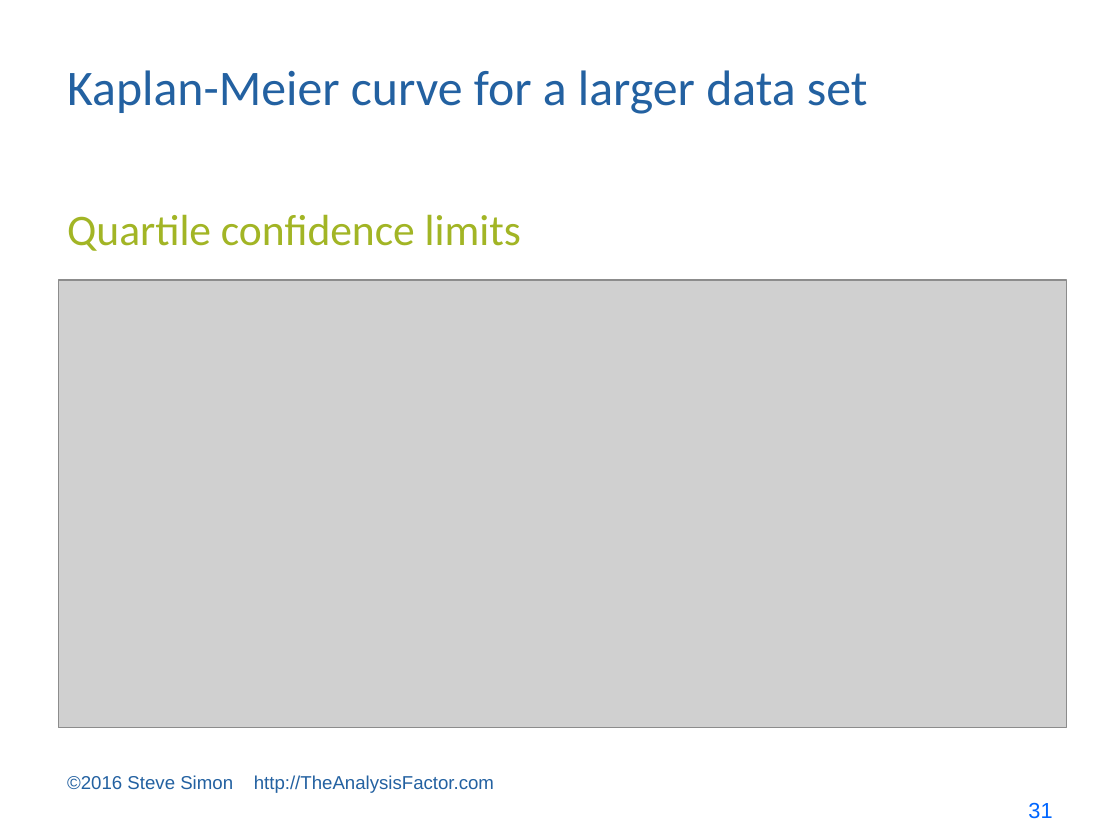
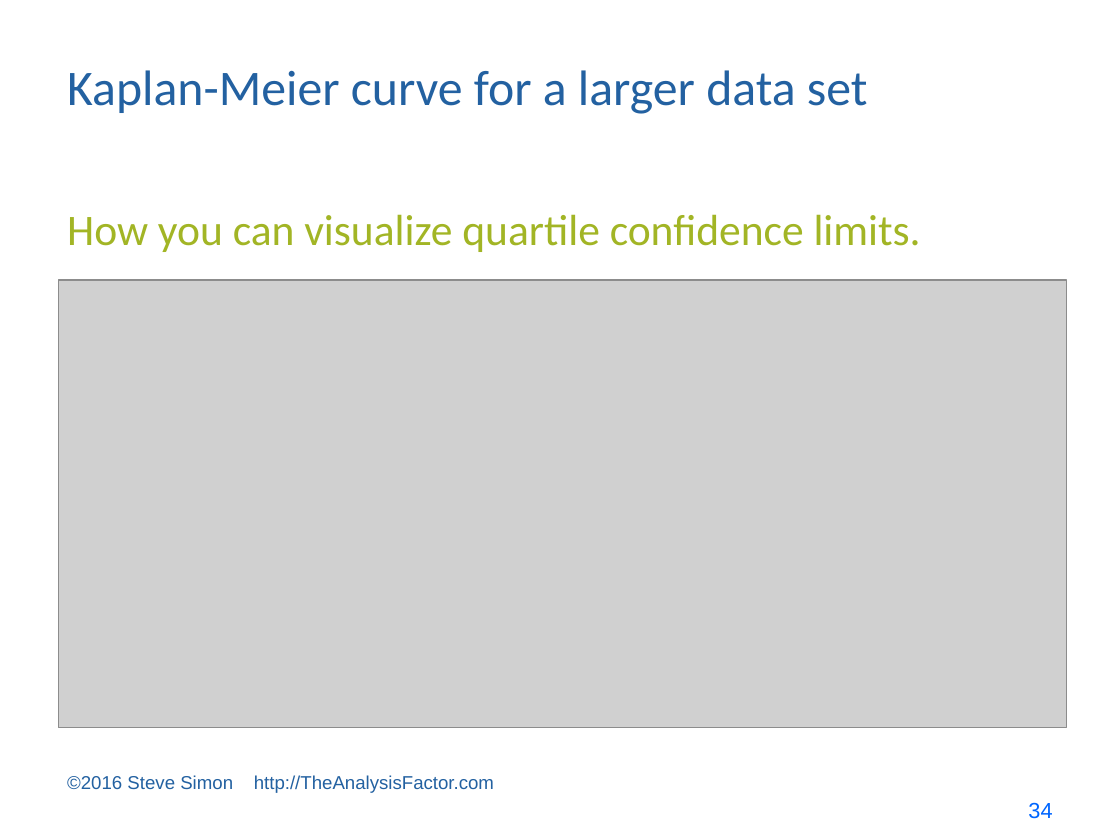
Before and after one commit to pmean/survival-models, a slide deck: slide 34 of bin/survival lecture 1.pptx (slide 31 before the commit). Drawn at 1120x840 pixels with LibreOffice and Linux fonts; fonts in the diff are those of the drawing; grey boxes stand for pictures. Boxes give left, top, right and bottom in pixels: in the first picture for what was removed or moved away, otherwise in the second. Text is boxed around its words. In the diff, an @@ line names an element or a change of style, - is before the commit and + after.

```diff
--- a/bin/survival lecture 1.pptx
+++ b/bin/survival lecture 1.pptx
@@ text at (x1=67, y1=214, x2=921, y2=252): text changed @@
-Quartile confidence limits
+How you can visualize quartile confidence limits.
@@ page number at (x1=1028, y1=802, x2=1052, y2=819): text changed @@
-31
+34
```
Also in this commit, not shown: 13 other slides changed, 17 slides added, 9 other files.
